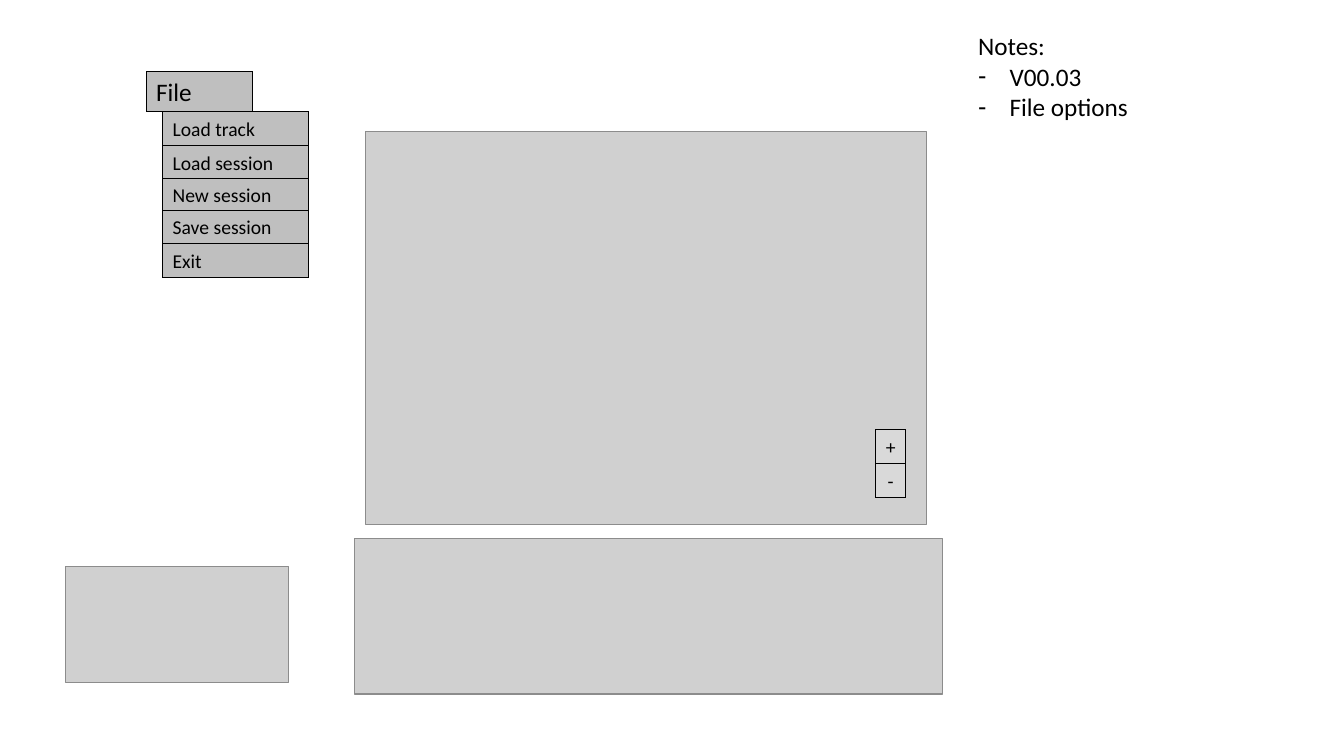
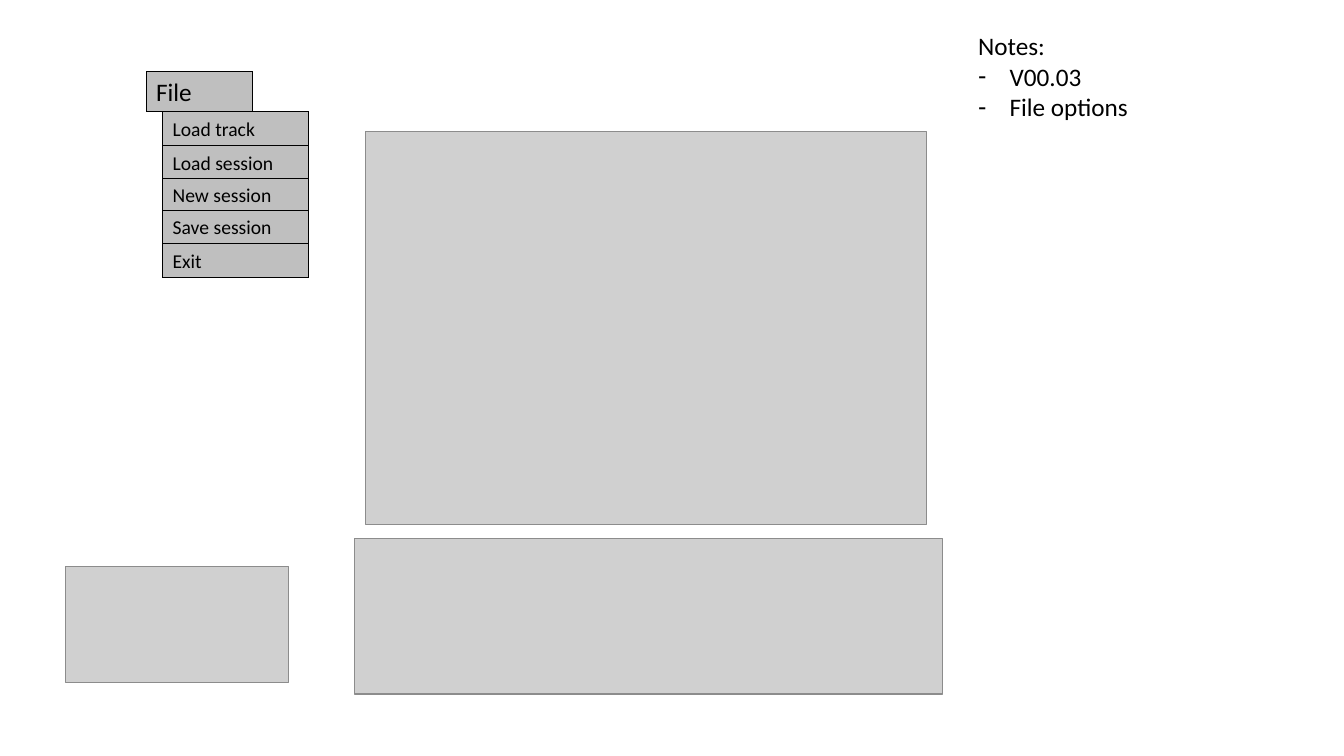
Before and after one commit to TrackEditor/TrackEditor, a slide deck: slide 4 of gui_design.pptx. Drawn at 1344x756 pixels with LibreOffice and Linux fonts; fonts in the diff are those of the drawing; grey boxes stand for pictures. Boxes give left, top, right and bottom in pixels: in the first picture for what was removed or moved away, otherwise in the second. Text is boxed around its words. In the diff, an @@ line names an element or a change of style, - is before the commit and + after.

```diff
--- a/gui_design.pptx
+++ b/gui_design.pptx
@@ rectangle removed at <box>876,430,905,464</box> @@
-+
@@ rectangle removed at <box>876,464,905,498</box> @@
--
```
Also in this commit, not shown: 4 other slides changed, 4 other files.
